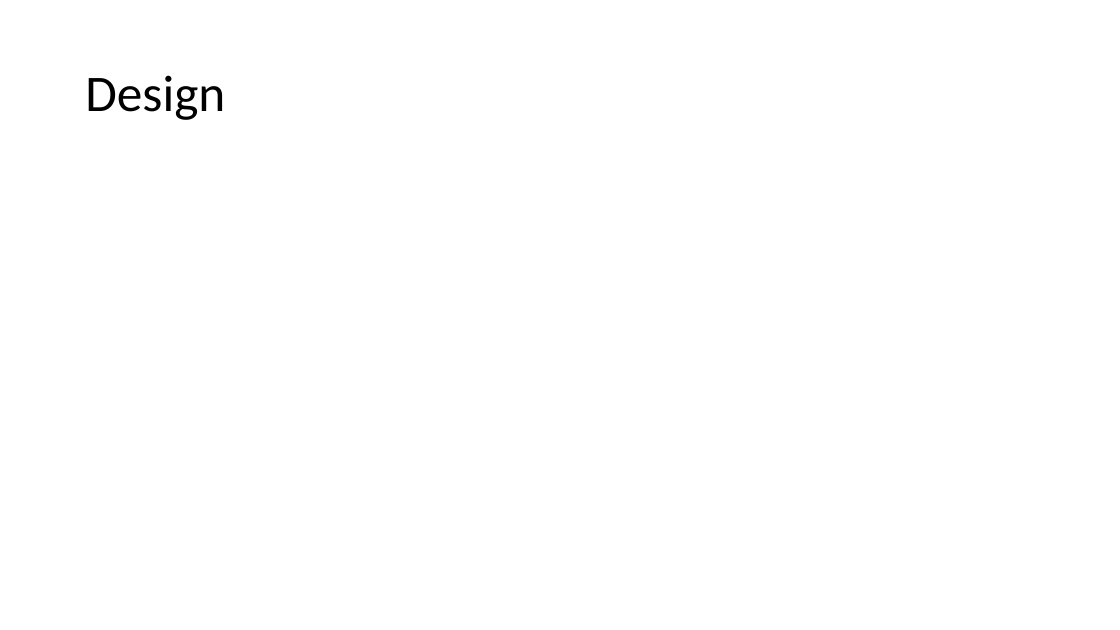
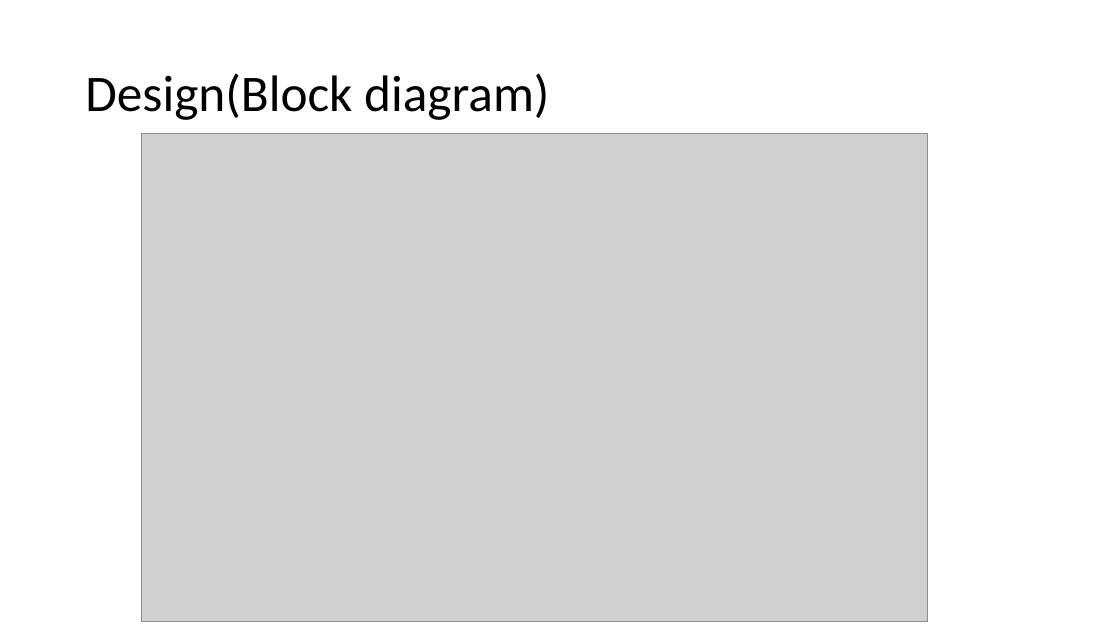
Before and after one commit to patrickmabziness360/Bridge_Health_Monitoring_System, a slide deck: slide 5 of Project Documents/IOT BRIDGE HEALTH MONITORING SYSTEM.pptx (slide 4 before the commit). Drawn at 1120x630 pixels with LibreOffice and Linux fonts; fonts in the diff are those of the drawing; grey boxes stand for pictures. Boxes give left, top, right and bottom in pixels: in the first picture for what was removed or moved away, otherwise in the second. Text is boxed around its words. In the diff, an @@ line names an element or a change of style, - is before the commit and + after.

```diff
--- a/Project Documents/IOT BRIDGE HEALTH MONITORING SYSTEM.pptx
+++ b/Project Documents/IOT BRIDGE HEALTH MONITORING SYSTEM.pptx
@@ title at [85,73,549,120]: text changed @@
-Design
+Design(Block diagram)
@@ picture added at [141,134,928,621] @@
```
Also in this commit, not shown: 2 other slides changed, 3 slides added, 2 slides removed, 47 other files.
